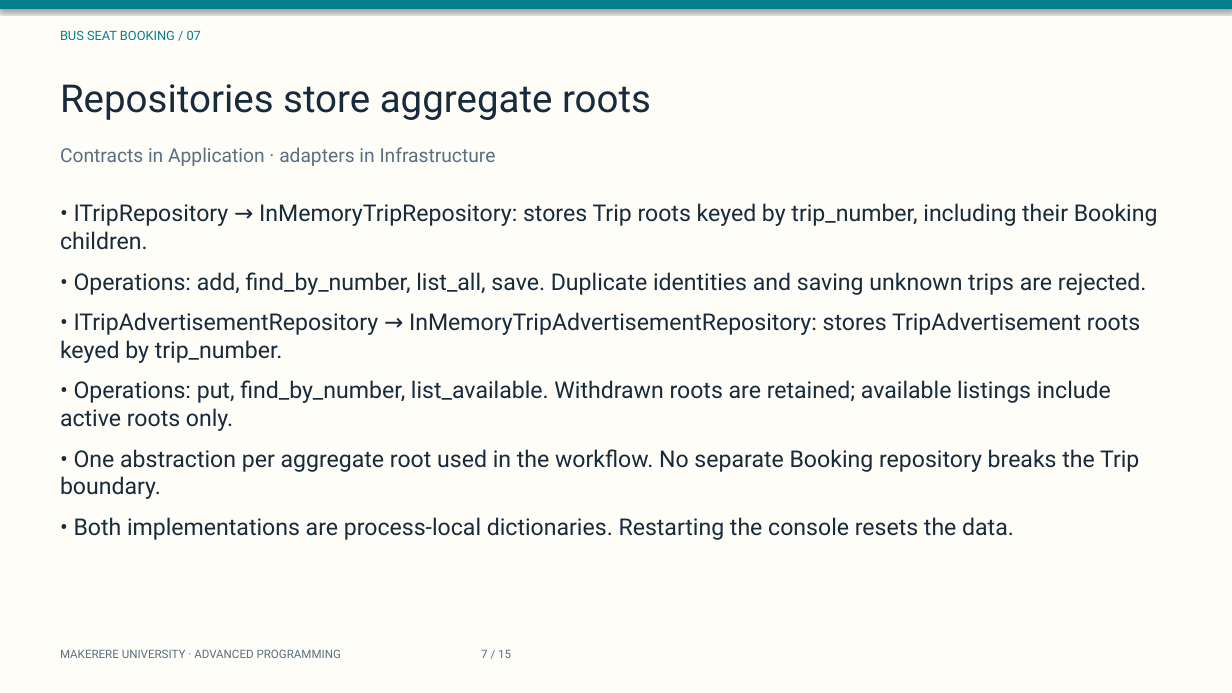
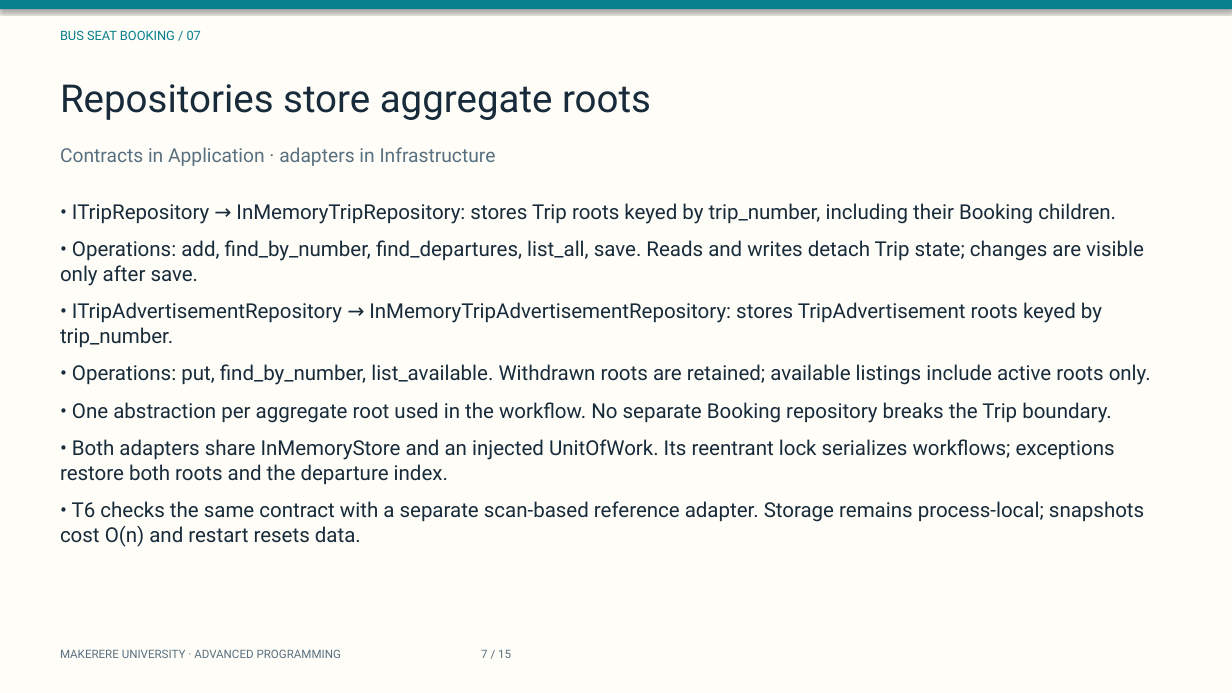
Before and after one commit to TIMOTHY-ctrl/Advancedprogramming_assignment_group_repo, a slide deck: slide 7 of presentation/coursework-slides.pptx. Drawn at 1232x693 pixels with LibreOffice and Linux fonts; fonts in the diff are those of the drawing. Boxes give left, top, right and bottom in pixels: in the first picture for what was removed or moved away, otherwise in the second. Text is boxed around its words. In the diff, an @@ line names an element or a change of style, - is before the commit and + after.

Commit message:
Finalize coursework contracts, aggregate naming and submission evidence

```diff
--- a/presentation/coursework-slides.pptx
+++ b/presentation/coursework-slides.pptx
@@ text at (60, 203, 1151, 423): size 18 to 16 pt in "• ITripRepository → InMemoryTripRepository: stores Trip root ...", "• ITripAdvertisementRepository → InMemoryTripAdvertisementRe ...", "• Operations: put, find_by_number, list_available. Withdrawn ...", "• One abstraction per aggregate root used ..." @@
@@ text at (60, 240, 1144, 286): text changed; size 18 to 16 pt @@
-• Operations: add, find_by_number, list_all, save. Duplicate identities and saving unknown trips are rejected.
+• Operations: add, find_by_number, find_departures, list_all, save. Reads and writes detach Trip state; changes are visible only after save.
@@ text at (60, 439, 1144, 547): text changed; size 18 to 16 pt @@
-• Both implementations are process-local dictionaries. Restarting the console resets the data.
+• Both adapters share InMemoryStore and an injected UnitOfWork. Its reentrant lock serializes workflows; exceptions restore both roots and the departure index.
+• T6 checks the same contract with a separate scan-based reference adapter. Storage remains process-local; snapshots cost O(n) and restart resets data.
```
Also in this commit, not shown: 8 other slides changed, 57 other files.
